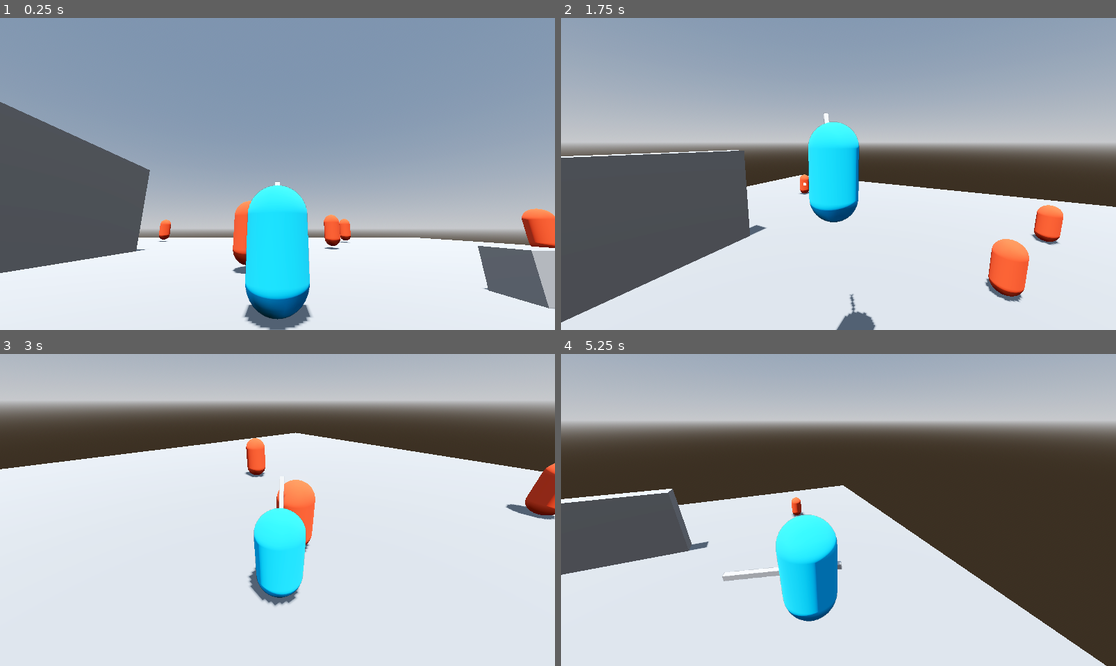
Above: before the commit, frames 1-4 (two rows, left to right).
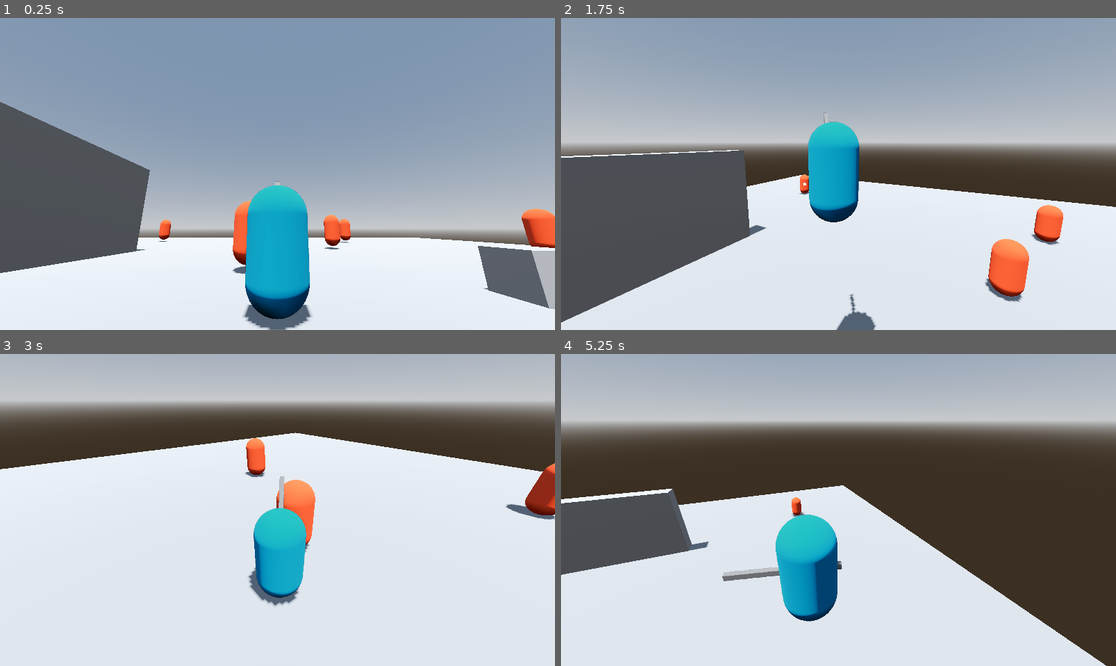
Above: after the commit, the same moments.

Repository: Snaiel/Godot4ThirdPersonCombatPrototype
Game: Godot game, scene res://scenes/Main.tscn
Same seed, same stepped clock (60 frames per second), same inputs: the game is played once before the commit and once after it.
Inputs (mouse positions are in pixels of both pictures, inside the frame that each line leads up to):
- Up to frame 1 (0.25 s): no input
- Up to frame 2 (1.75 s): move the mouse to (866, 174) at 0.52 s; hold W (forward) from 0.53 s (still down); click (866, 174) at 0.6 s; tap Space (jump) at 0.77, 1.52 s; move the mouse to (810, 174) at 1.27 s; tap Middle mouse button (lock_on) at 1.35 s
- Up to frame 3 (3 s): keep holding W (forward); move the mouse to (288, 503) at 2.02 s; click (288, 503) at 2.1 s; move the mouse to (271, 516) at 2.77 s; tap Middle mouse button (lock_on) at 2.85 s
- Up to frame 4 (5.25 s): keep holding W (forward); tap Space (jump) at 3.02, 3.77, 4.52 s; move the mouse to (877, 513) at 3.52 s; click (877, 513) at 3.6 s; move the mouse to (794, 506) at 4.27 s; tap Middle mouse button (lock_on) at 4.35 s; move the mouse to (844, 510) at 5.02 s; click (844, 510) at 5.1 s

The runs differ from the first frame. In frame 1, 4.3% of the frame differs, in the area x 44-56%, y 52-97%; in frame 2, 2.6%; in frame 3, 2.3%; in frame 4, 3.5%.

Commit message:
fixed player always rendered in front

Diff:
--- a/materials/player.tres
+++ b/materials/player.tres
@@ -2,4 +2,5 @@
 
 [resource]
 albedo_color = Color(0.0666667, 0.607843, 0.870588, 1)
+albedo_texture_force_srgb = true
 distance_fade_max_distance = 1.0
--- a/materials/transparent.gdshader
+++ b/materials/transparent.gdshader
@@ -6,8 +6,9 @@
 uniform float alpha : hint_range(0.0, 1.0) = 0.5;
 
 void fragment() {
+
     vec2 uv = SCREEN_UV;
     vec4 albedo_tex = texture(texture_albedo,uv);
-    ALBEDO = albedo_tex.rgb;
+    ALBEDO = mix(vec3(0.0), albedo_tex.rgb, 0.65);
     ALPHA = albedo_tex.a * alpha;
 }
--- a/scenes/Player.tscn
+++ b/scenes/Player.tscn
@@ -1,12 +1,11 @@
-[gd_scene load_steps=15 format=3 uid="uid://dujukbu10vbmm"]
+[gd_scene load_steps=14 format=3 uid="uid://dujukbu10vbmm"]
 
 [ext_resource type="Script" path="res://scripts/player.gd" id="1_lgfyt"]
 [ext_resource type="Shader" path="res://materials/transparent.gdshader" id="2_5yhhf"]
 [ext_resource type="PackedScene" uid="uid://bkiap6xulr21q" path="res://scenes/Sword.tscn" id="2_7svmq"]
 [ext_resource type="Material" uid="uid://b4q186xjxc08v" path="res://materials/player.tres" id="2_fik2x"]
 [ext_resource type="Script" path="res://scripts/camera_controller.gd" id="3_fixly"]
-[ext_resource type="Script" path="res://scripts/player_renderer_cam.gd" id="5_wev00"]
-[ext_resource type="Script" path="res://scripts/player_renderer_plane.gd" id="7_fiinf"]
+[ext_resource type="Script" path="res://scripts/player_fade.gd" id="8_cjvhr"]
 
 [sub_resource type="CapsuleShape3D" id="CapsuleShape3D_lnhvg"]
 margin = 0.08
@@ -62,21 +61,22 @@
 
 [node name="Camera3D" type="Camera3D" parent="CameraController"]
 transform = Transform3D(1, 0, 0, 0, 0.965926, -0.258819, 0, 0.258819, 0.965926, 0, 0, 0)
-cull_mask = 1048573
 
 [node name="PlayerViewport" type="SubViewport" parent="CameraController/Camera3D"]
 transparent_bg = true
 size = Vector2i(1152, 648)
 
-[node name="Camera3D" type="Camera3D" parent="CameraController/Camera3D/PlayerViewport" node_paths=PackedStringArray("cam")]
+[node name="Camera3D" type="Camera3D" parent="CameraController/Camera3D/PlayerViewport"]
 cull_mask = 1048574
-script = ExtResource("5_wev00")
-cam = NodePath("../..")
 
-[node name="PlayerRenderer" type="MeshInstance3D" parent="CameraController/Camera3D" node_paths=PackedStringArray("viewport", "cam", "player")]
+[node name="PlayerRenderer" type="MeshInstance3D" parent="CameraController/Camera3D"]
 transform = Transform3D(1, 0, 0, 0, 0.2544, -0.9671, 0, 0.9671, 0.2544, 0, -0.35794, -1.33585)
 mesh = SubResource("PlaneMesh_mt6kj")
-script = ExtResource("7_fiinf")
-viewport = NodePath("../PlayerViewport")
-cam = NodePath("..")
-player = NodePath("../../..")
+
+[node name="PlayerFade" type="Node3D" parent="CameraController" node_paths=PackedStringArray("cam_normal", "cam_fade", "player", "fade_viewport", "fade_plane")]
+script = ExtResource("8_cjvhr")
+cam_normal = NodePath("../Camera3D")
+cam_fade = NodePath("../Camera3D/PlayerViewport/Camera3D")
+player = NodePath("../..")
+fade_viewport = NodePath("../Camera3D/PlayerViewport")
+fade_plane = NodePath("../Camera3D/PlayerRenderer")
--- /dev/null
+++ b/scripts/player_fade.gd
@@ -0,0 +1,38 @@
+extends Node3D
+
+@export var cam_normal: Camera3D
+@export var cam_fade: Camera3D
+@export var player: Player
+@export var fade_viewport: SubViewport
+@export var fade_plane: MeshInstance3D
+
+@export_category("Fade Settings")
+@export var fade_distance = 2
+@export var fade_offset = 0.6
+@export var fade_cooldown = 0.5
+
+var _mat: ShaderMaterial
+var _player_transparent = false
+
+func _ready():
+	_mat = fade_plane.get_active_material(0)
+	_mat.set_shader_parameter("texture_albedo", fade_viewport.get_texture())
+
+
+func _physics_process(_delta):
+	cam_fade.global_transform = cam_normal.global_transform
+
+	var dist = player.global_position.distance_to(cam_normal.global_position)
+	var alpha = smoothstep(0.0, fade_distance, dist - fade_offset)
+
+	if dist - fade_offset < fade_distance:
+		if not _player_transparent:
+			cam_normal.cull_mask = 1
+			cam_fade.cull_mask = 2
+			_player_transparent = true
+	elif _player_transparent:
+		cam_normal.cull_mask = 3
+		cam_fade.cull_mask = 0
+		_player_transparent = false
+
+	_mat.set_shader_parameter("alpha", alpha)
--- a/scripts/player_renderer_cam.gd
+++ /dev/null
@@ -1,7 +0,0 @@
-extends Camera3D
-
-@export var cam: Camera3D
-
-# Called every frame. 'delta' is the elapsed time since the previous frame.
-func _physics_process(delta):
-	global_transform = cam.global_transform
--- a/scripts/player_renderer_plane.gd
+++ /dev/null
@@ -1,20 +0,0 @@
-extends MeshInstance3D
-
-@export var viewport: SubViewport
-@export var cam: Camera3D
-@export var player: Player
-
-@export_category("Fade Settings")
-@export var fade_distance = 2
-@export var fade_offset = 0.6
-
-var _mat: ShaderMaterial
-
-func _ready():
-	_mat = get_active_material(0)
-	_mat.set_shader_parameter("texture_albedo", viewport.get_texture())
-
-func _process(_delta):
-	var dist = player.global_position.distance_to(cam.global_position)
-	var alpha = smoothstep(0.0, fade_distance, dist - fade_offset)
-	_mat.set_shader_parameter("alpha", alpha)
Not shown: 1 places in scenes/Player.tscn that only renumber resources
